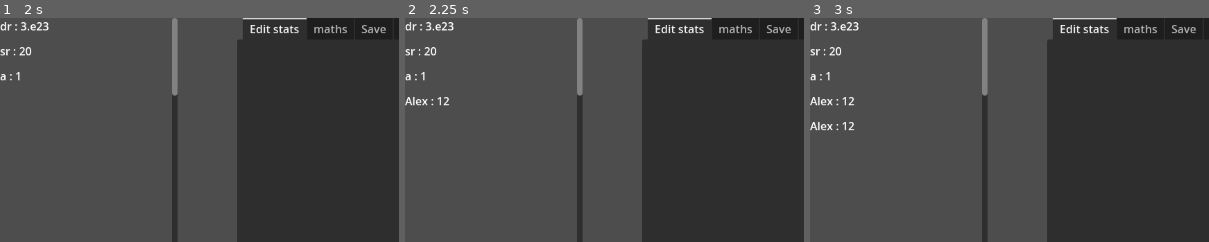
Above: before the commit, frames 1-3 (left to right).
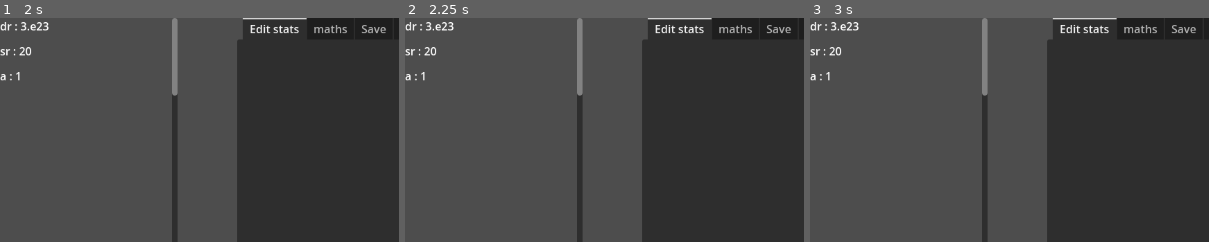
Above: after the commit, the same moments.

Repository: Random31234/huge-numbers-2.0
Game: Godot game, scene res://scenes/main.tscn
Same seed, same stepped clock (60 frames per second), same inputs: the game is played once before the commit and once after it.
Inputs (mouse positions are % of the whole screen's width and height, from its top left):
- Up to frame 1 (2 s): click (9, 90) at 0.52 s; type "Alex" at 0.6 s; click (92, 7) at 0.75 s; type "12" at 0.83 s; click (92, 12) at 0.98 s; type "Alex" at 1.07 s; click (92, 40) at 1.27 s; type "12" at 1.35 s
- Up to frame 2 (2.25 s): click "Press to create new stat" at 2 s
- Up to frame 3 (3 s): click "Press to create new stat" at 2.75 s
The pictures show only the part of the screen within x 0-50%, y 0-50%; the shares and areas given below are measured in that part.

Frame 1 is identical in both runs. In frame 2, 0.2% of the frame differs, in the area x 0-12%, y 35-40%; in frame 3, 0.4%, in the area x 0-12%, y 35-51%.
Error after the commit: Invalid access to property or key 'keywords' on a base object of type 'Nil'. (res://scripts/Stats.gd:94)

Commit message:
Make  errors for problems that may occur
This update fixes creating stats to prevent certain errors from popping up.

Diff:
--- a/scenes/main.tscn
+++ b/scenes/main.tscn
@@ -62,11 +62,12 @@
 offset_bottom = 648.0
 text = "Print stat"
 
-[node name="stat Storage Node" type="Node" parent="." node_paths=PackedStringArray("statBox")]
+[node name="stat Storage Node" type="Node" parent="." node_paths=PackedStringArray("statBox", "errorBox")]
 script = ExtResource("1_7y165")
 names = Array[String](["dr", "sr", "a"])
 values = Array[ExtResource("4_kxll6")]([SubResource("Resource_36vgc"), SubResource("Resource_urerf"), SubResource("Resource_37l18")])
 statBox = NodePath("../stats scroll container/VBoxContainer")
+errorBox = NodePath("../Print node/TextEdit")
 
 [node name="math Storage Node" type="Node" parent="." node_paths=PackedStringArray("stat")]
 script = ExtResource("2_0oss8")
--- a/scripts/Stats.gd
+++ b/scripts/Stats.gd
@@ -4,6 +4,10 @@
 @export var names:Array[String]
 @export var values:Array[Big]
 @export var statBox:VBoxContainer
+@export var errorBox:TextEdit
+
+
+@export var maths:mathsStorage
 var na:Node2D
 var statEntity = preload("res://scenes/StatEntity.tscn")
 var swappable:bool
@@ -87,6 +91,13 @@
 
 
 func appendStat(b:Big,n:String):
+	if(maths.searchStringInArray(maths.keywords,n) ):
+		errorBox.text +="Error name for new stat matches keyword, please use a different name"
+		return
+	if(maths.searchStringInArray(names,n)):
+		errorBox.text +="Error, name for new stat matches an existing stat name, please use a different name"
+		return
+
 	names.append(n)
 
 	values.append(b)
--- a/scripts/maths.gd
+++ b/scripts/maths.gd
@@ -1,8 +1,9 @@
 extends Node
+class_name mathsStorage
 @export var maths:Array[math]
 @export var m:math
 @export var stat:stats
-
+@export var keywords:Array[String]
 var b:Big
 # Called when the node enters the scene tree for the first time.
 func _ready() -> void:
